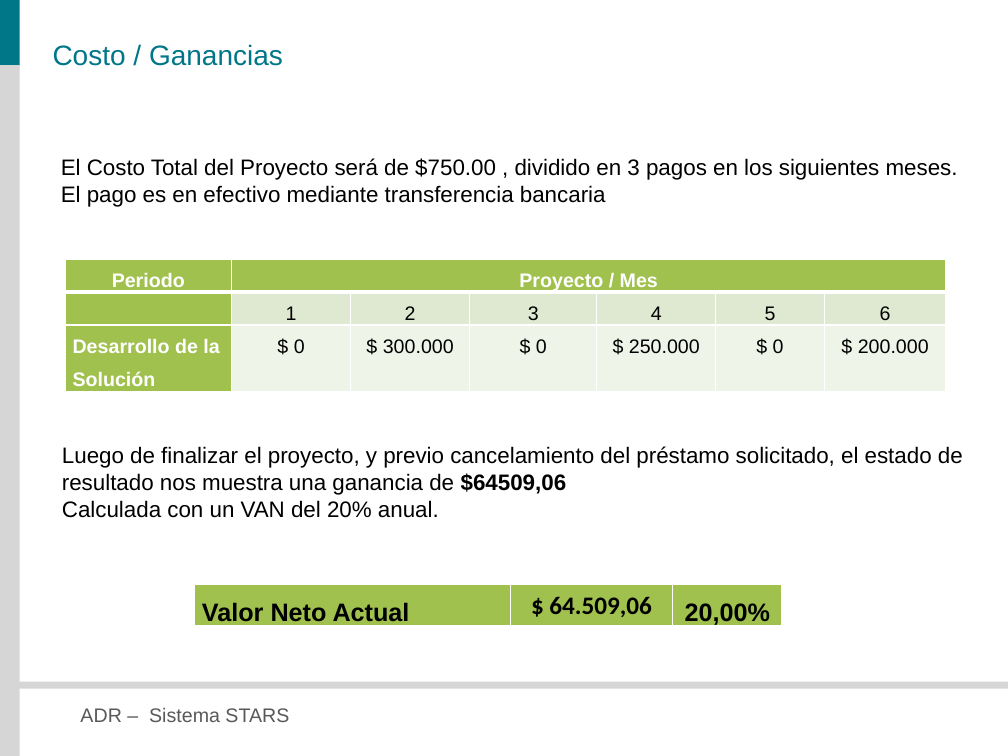
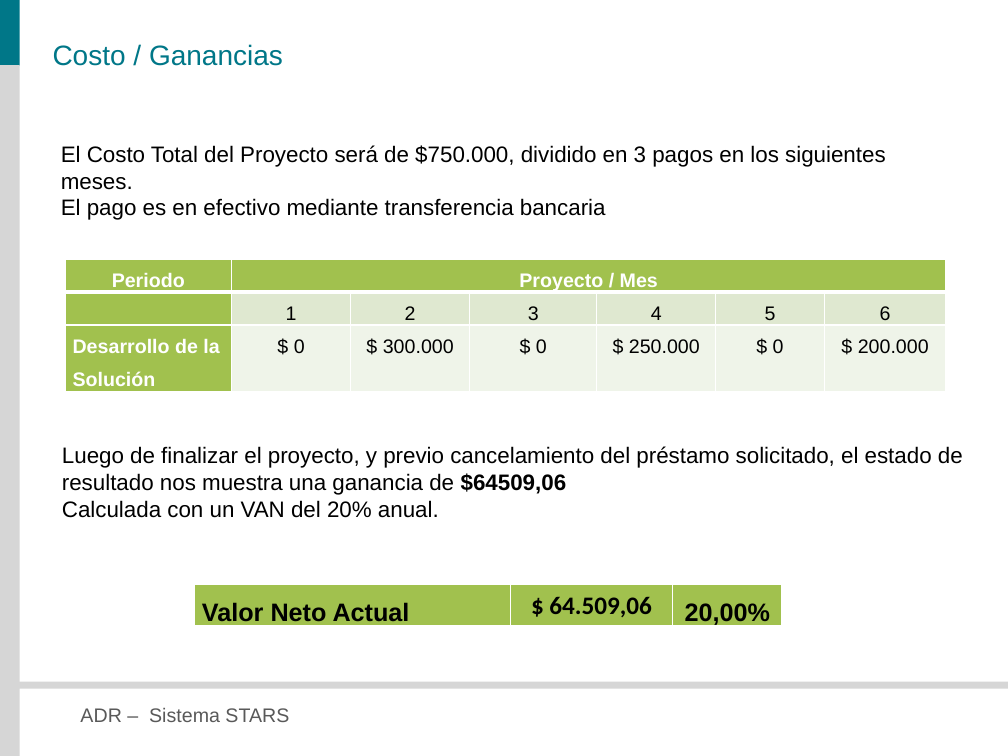
Before and after one commit to veritoreinoso/adr-2010, a slide deck: slide 36 of Presentacion.pptx. Drawn at 1008x756 pixels with LibreOffice and Linux fonts; fonts in the diff are those of the drawing. Boxes give left, top, right and bottom in pixels: in the first picture for what was removed or moved away, otherwise in the second. Text is boxed around its words. In the diff, an @@ line names an element or a change of style, - is before the commit and + after.

```diff
--- a/Presentacion.pptx
+++ b/Presentacion.pptx
@@ text "El Costo Total del Proyecto ...": place and size @@
-text "El Costo Total del Proyecto ..." at [61, 158, 958, 207]
+text "El Costo Total del Proyecto ..." at [61, 145, 886, 220]
@@ text at [61, 145, 886, 190]: text changed @@
-El Costo Total del Proyecto será de $750.00 , dividido en 3 pagos en los siguientes meses.
+El Costo Total del Proyecto será de $750.000, dividido en 3 pagos en los siguientes meses.
```
Also in this commit, not shown: 8 other slides changed, 2 other files.
